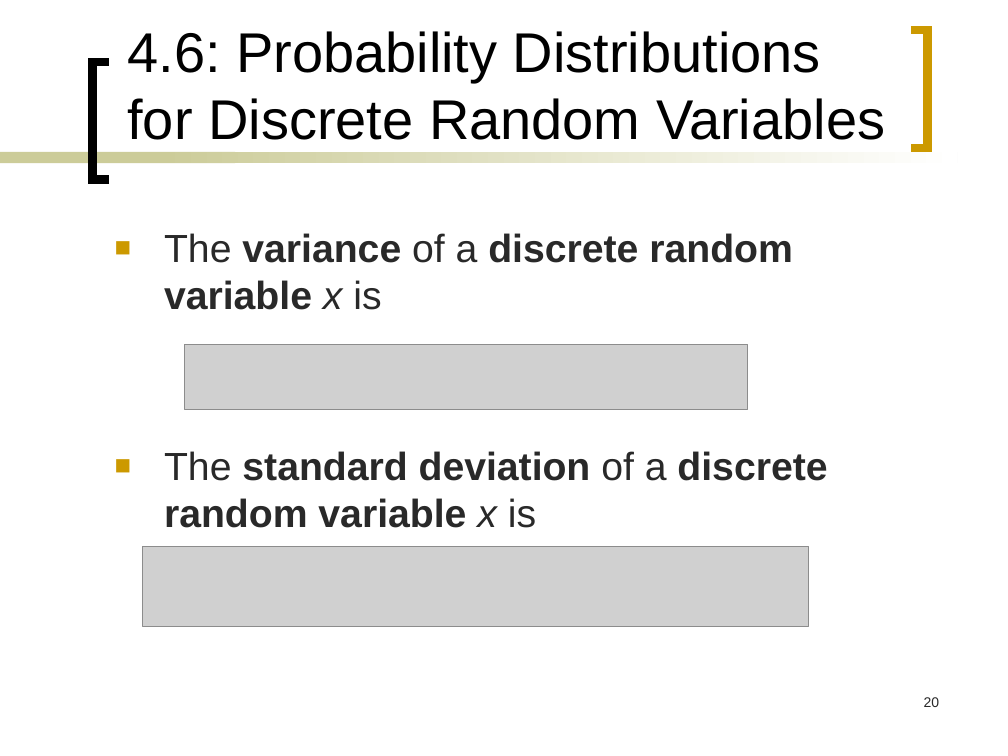
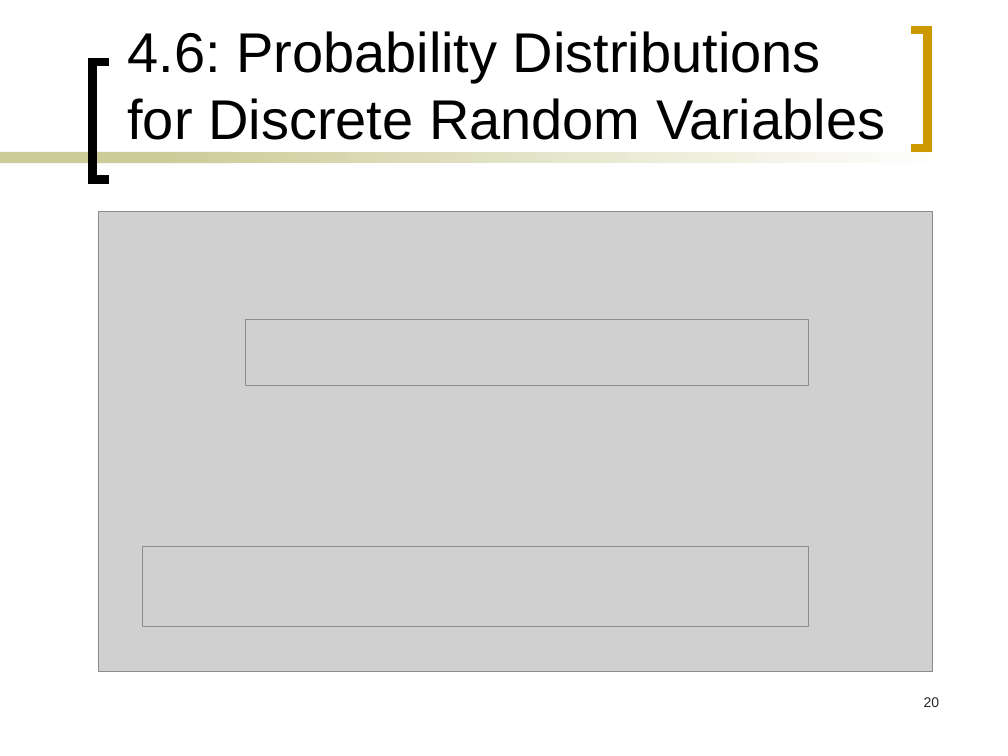
Before and after one commit to arghyadipchak/B2Sem1, a slide deck: slide 20 of Statistics/Lectures/Lecture04.ppt. Drawn at 1008x756 pixels with LibreOffice and Linux fonts; fonts in the diff are those of the drawing; grey boxes stand for pictures. Boxes give left, top, right and bottom in pixels: in the first picture for what was removed or moved away, otherwise in the second. Text is boxed around its words. In the diff, an @@ line names an element or a change of style, - is before the commit and + after.

```diff
--- a/Statistics/Lectures/Lecture04.ppt
+++ b/Statistics/Lectures/Lecture04.ppt
@@ picture added at (x1=99, y1=212, x2=932, y2=672) @@
@@ text removed at (x1=164, y1=233, x2=827, y2=528) @@
-■ The variance of a discrete random variable x is
-■ The standard deviation of a discrete random variable x is
@@ picture moved from (x1=184, y1=344, x2=747, y2=409) to (x1=246, y1=320, x2=808, y2=385) @@
```
Also in this commit, not shown: 6 other slides changed, 1 slide added, 23 other files.
